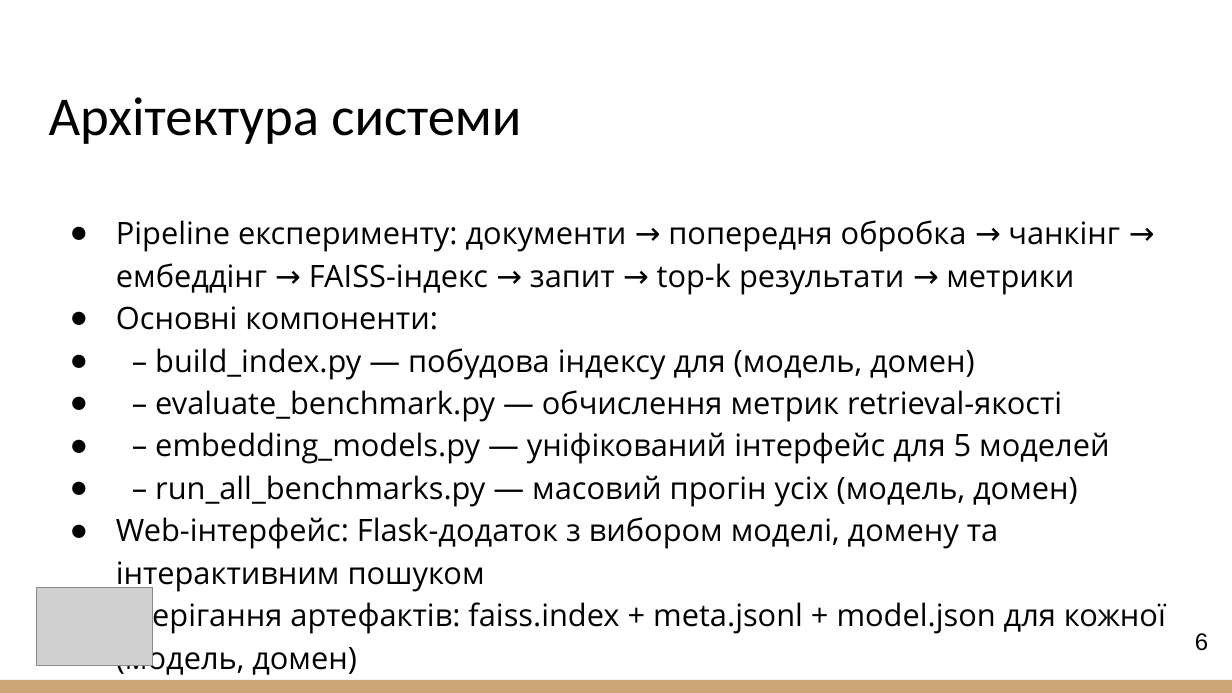
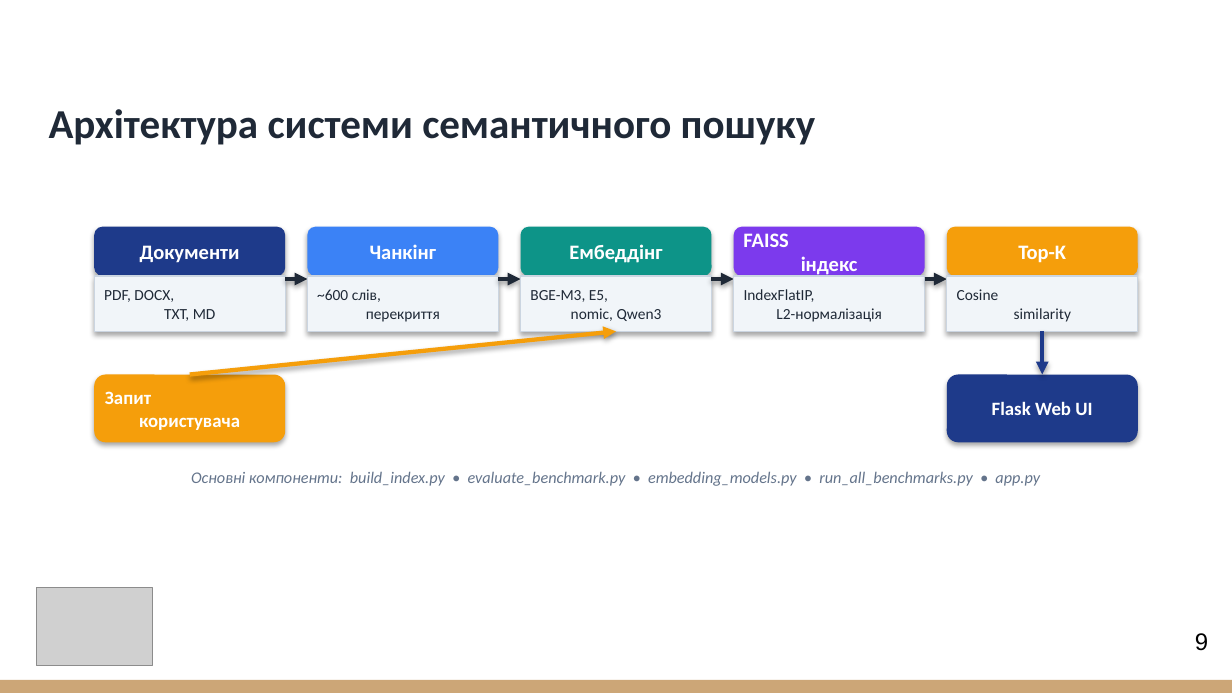
Before and after one commit to vitaliinnest/kb-semantic-search-benchmark, a slide deck: slide 9 of Nesterenko_Presentation.pptx (slide 6 before the commit). Drawn at 1232x693 pixels with LibreOffice and Linux fonts; fonts in the diff are those of the drawing; grey boxes stand for pictures. Boxes give left, top, right and bottom in pixels: in the first picture for what was removed or moved away, otherwise in the second. Text is boxed around its words. In the diff, an @@ line names an element or a change of style, - is before the commit and + after.

```diff
--- a/Nesterenko_Presentation.pptx
+++ b/Nesterenko_Presentation.pptx
@@ title at (49, 109, 816, 145): text changed; size 32 to 24 pt; text colour #000000 to #1F2937; bold on @@
-Архітектура системи
+Архітектура системи семантичного пошуку
@@ rounded rectangle added at (95, 227, 286, 276), fill #1E3A8A, 12 pt, text #FFFFFF, bold @@
+Документи
@@ text removed at (116, 220, 1166, 635) @@
-● Pipeline експерименту: документи → попередня обробка → чанкінг → ембеддінг → FAISS-індекс → запит → top-k результати → метрики
-● Основні компоненти:
-● – build_index.py — побудова індексу для (модель, домен)
-● – evaluate_benchmark.py — обчислення метрик retrieval-якості
-● – embedding_models.py — уніфікований інтерфейс для 5 моделей
-● – run_all_benchmarks.py — масовий прогін усіх (модель, домен)
-● Web-інтерфейс: Flask-додаток з вибором моделі, домену та інтерактивним пошуком
-● Зберігання артефактів: faiss.index + meta.jsonl + model.json для кожної (модель, домен)
@@ rounded rectangle added at (308, 227, 499, 276), fill #3B82F6, 12 pt, text #FFFFFF, bold @@
+Чанкінг
@@ rounded rectangle added at (520, 227, 711, 276), fill #0D9488, 12 pt, text #FFFFFF, bold @@
+Ембеддінг
@@ rounded rectangle added at (734, 227, 925, 276), fill #7C3AED, 12 pt, text #FFFFFF, bold @@
+FAISS
+індекс
@@ rounded rectangle added at (946, 227, 1137, 276), fill #F59E0B, 12 pt, text #FFFFFF, bold @@
+Top-K
@@ rectangle added at (95, 276, 286, 331), fill #F1F5F9, outline #CBD5E1 0.75 pt, 9 pt, text #1F2937 @@
+PDF, DOCX,
+TXT, MD
@@ arrow added from (285, 280) to (308, 280), #1F2937 2.5 pt @@
@@ rectangle added at (308, 276, 499, 331), fill #F1F5F9, outline #CBD5E1 0.75 pt, 9 pt, text #1F2937 @@
+~600 слів,
+перекриття
@@ arrow added from (498, 280) to (520, 280), #1F2937 2.5 pt @@
@@ rectangle added at (520, 276, 711, 331), fill #F1F5F9, outline #CBD5E1 0.75 pt, 9 pt, text #1F2937 @@
+BGE-M3, E5,
+nomic, Qwen3
@@ arrow added from (712, 280) to (734, 280), #1F2937 2.5 pt @@
@@ rectangle added at (734, 276, 925, 331), fill #F1F5F9, outline #CBD5E1 0.75 pt, 9 pt, text #1F2937 @@
+IndexFlatIP,
+L2-нормалізація
@@ arrow added from (924, 280) to (946, 280), #1F2937 2.5 pt @@
@@ rectangle added at (946, 276, 1137, 331), fill #F1F5F9, outline #CBD5E1 0.75 pt, 9 pt, text #1F2937 @@
+Cosine
+similarity
@@ arrow added from (190, 375) to (616, 331), #F59E0B 2.5 pt @@
@@ arrow added from (1042, 331) to (1042, 375), #1E3A8A 2.5 pt @@
@@ rounded rectangle added at (95, 375, 286, 442), fill #F59E0B, 11 pt, text #FFFFFF, bold @@
+Запит
+користувача
@@ rounded rectangle added at (946, 375, 1137, 442), fill #1E3A8A, 11 pt, text #FFFFFF, bold @@
+Flask Web UI
@@ text added at (191, 471, 1040, 486), 9.5 pt, text #64748B, italic @@
+Основні компоненти: build_index.py • evaluate_benchmark.py • embedding_models.py • run_all_benchmarks.py • app.py
@@ page number at (1195, 633, 1208, 651): text changed @@
-6
+9
```
Also in this commit, not shown: 10 other slides changed, 6 slides added, 1 other file.
